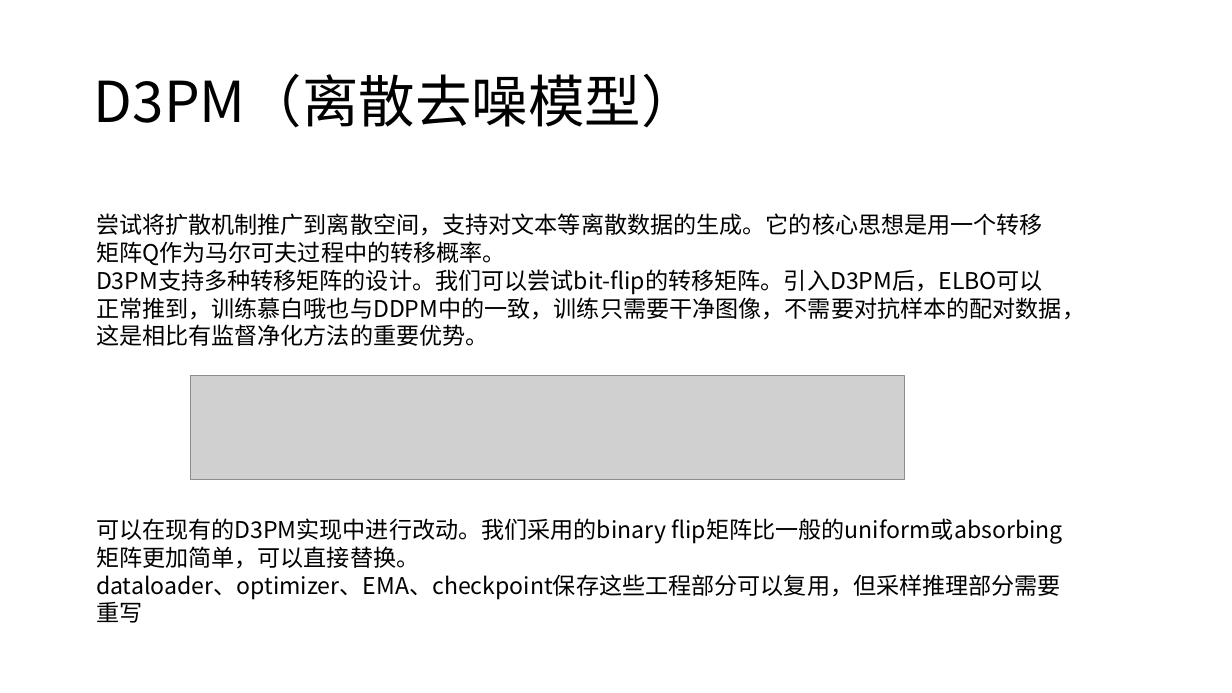
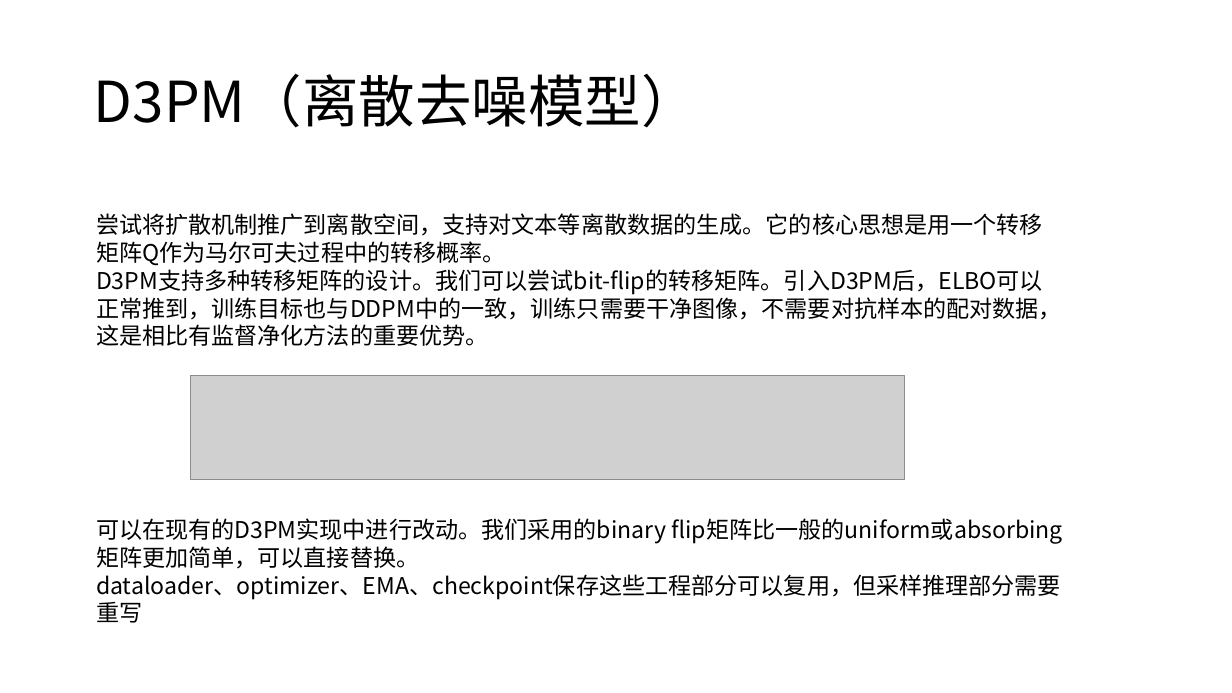
Before and after one commit to lulutianyi/CRIS, a slide deck: slide 4 of CRIS_week14.pptx. Drawn at 1232x693 pixels with LibreOffice and Linux fonts; fonts in the diff are those of the drawing; grey boxes stand for pictures. Boxes give left, top, right and bottom in pixels: in the first picture for what was removed or moved away, otherwise in the second. Text is boxed around its words. In the diff, an @@ line names an element or a change of style, - is before the commit and + after.

```diff
--- a/CRIS_week14.pptx
+++ b/CRIS_week14.pptx
@@ text at bbox=[96, 269, 1062, 346]: text changed @@
-D3PM支持多种转移矩阵的设计。我们可以尝试bit-flip的转移矩阵。引入D3PM后，ELBO可以正常推到，训练慕白哦也与DDPM中的一致，训练只需要干净图像，不需要对抗样本的配对数据，这是相比有监督净化方法的重要优势。
+D3PM支持多种转移矩阵的设计。我们可以尝试bit-flip的转移矩阵。引入D3PM后，ELBO可以正常推到，训练目标也与DDPM中的一致，训练只需要干净图像，不需要对抗样本的配对数据，这是相比有监督净化方法的重要优势。
```
Also in this commit, not shown: 18 other files.
